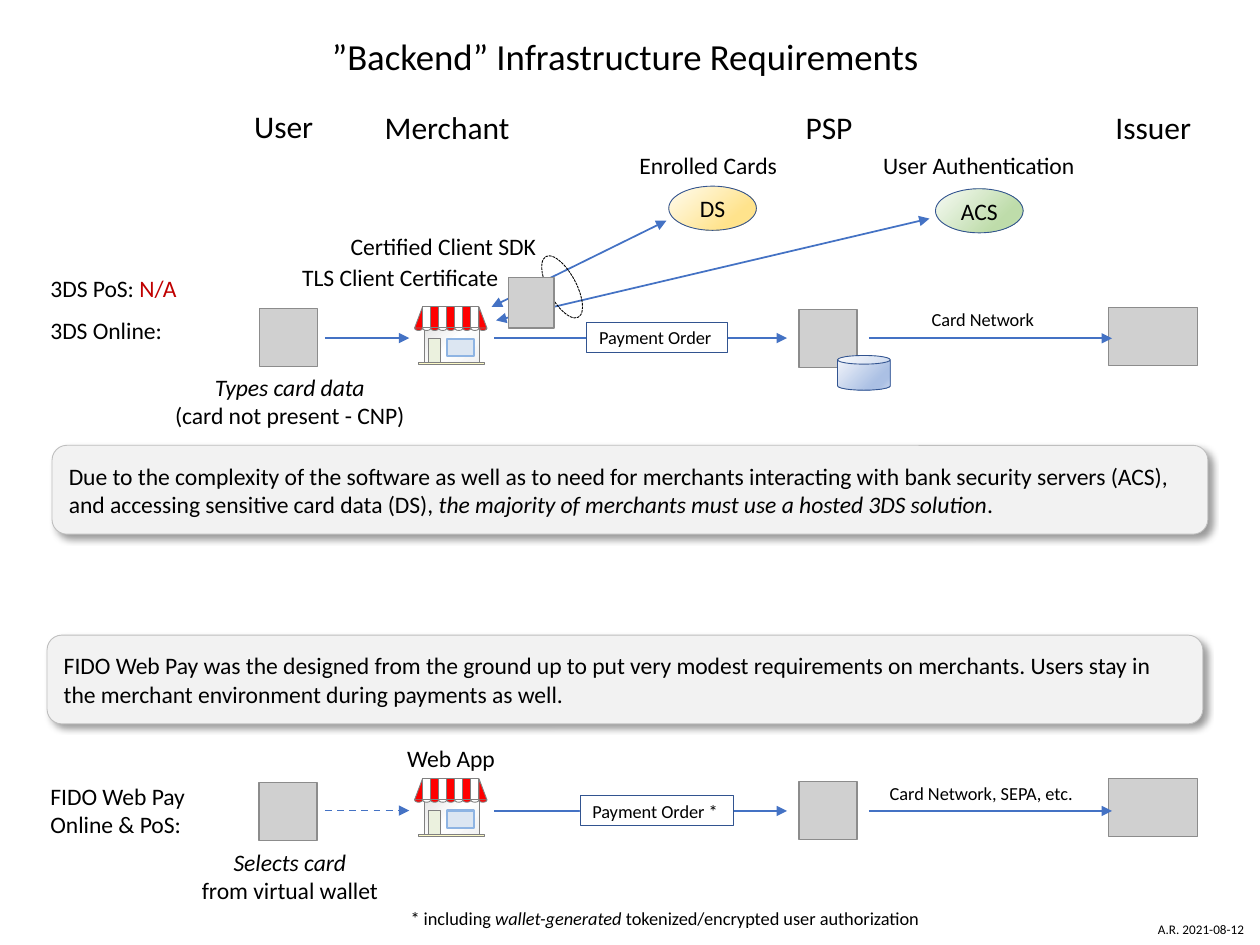
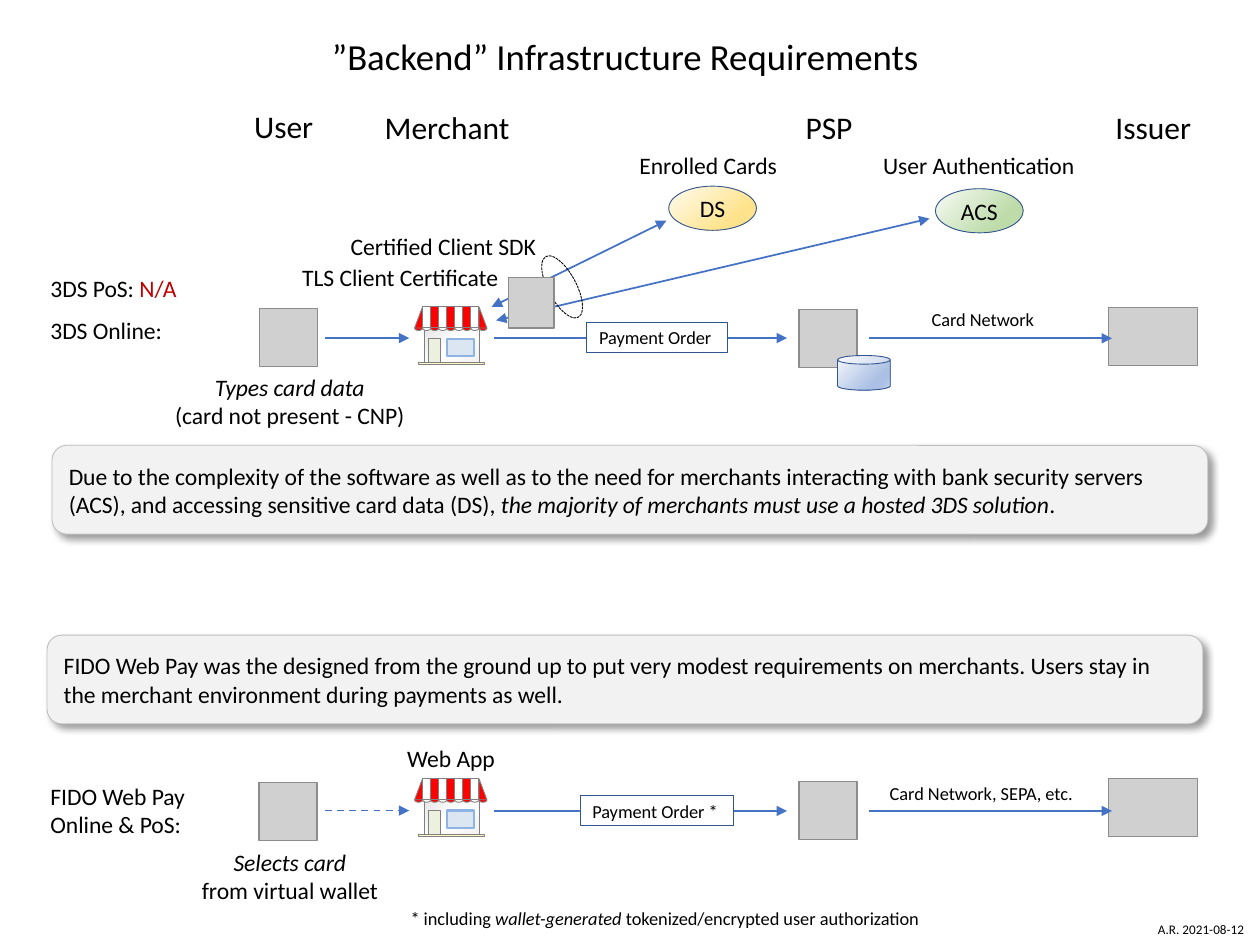
Before and after one commit to fido-web-pay/specification, a slide deck: slide 1 of backend-infrastructure-requirements.pptx. Drawn at 1260x945 pixels with LibreOffice and Linux fonts; fonts in the diff are those of the drawing; grey boxes stand for pictures. Boxes give left, top, right and bottom in pixels: in the first picture for what was removed or moved away, otherwise in the second. Text is boxed around its words. In the diff, an @@ line names an element or a change of style, - is before the commit and + after.

```diff
--- a/backend-infrastructure-requirements.pptx
+++ b/backend-infrastructure-requirements.pptx
@@ text in rounded rectangle at (69, 468, 1142, 517): text changed @@
-Due to the complexity of the software as well as to need for merchants interacting with bank security servers (ACS), and accessing sensitive card data (DS), the majority of merchants must use a hosted 3DS solution.
+Due to the complexity of the software as well as to the need for merchants interacting with bank security servers (ACS), and accessing sensitive card data (DS), the majority of merchants must use a hosted 3DS solution.
```
Also in this commit, not shown: 1 other file.
